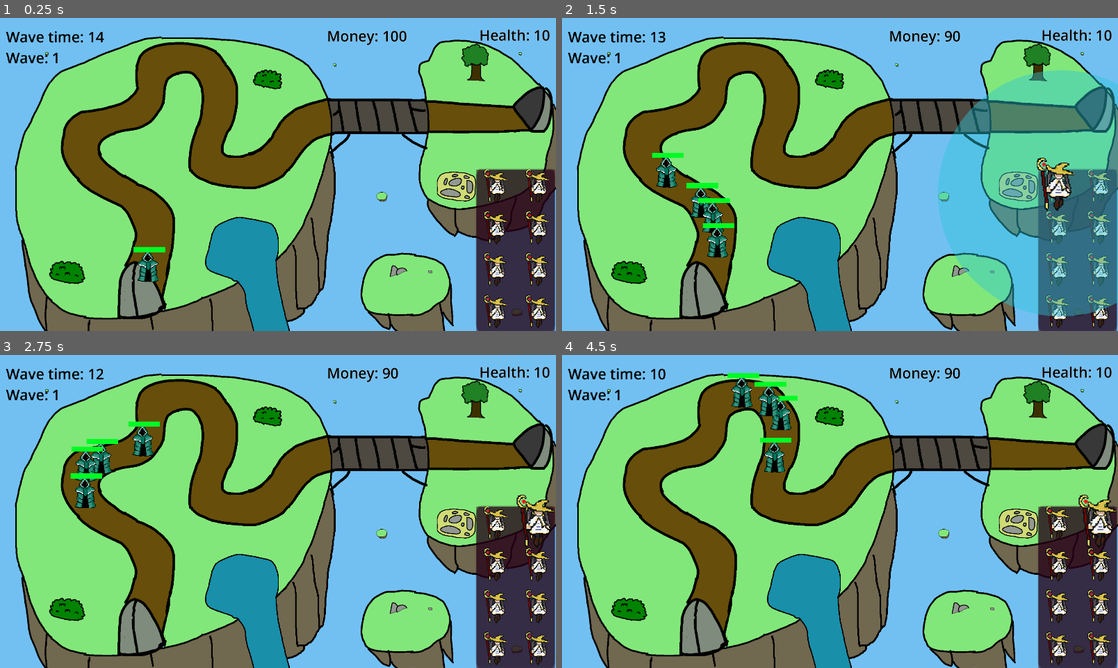
Above: before the commit, frames 1-4 (two rows, left to right).
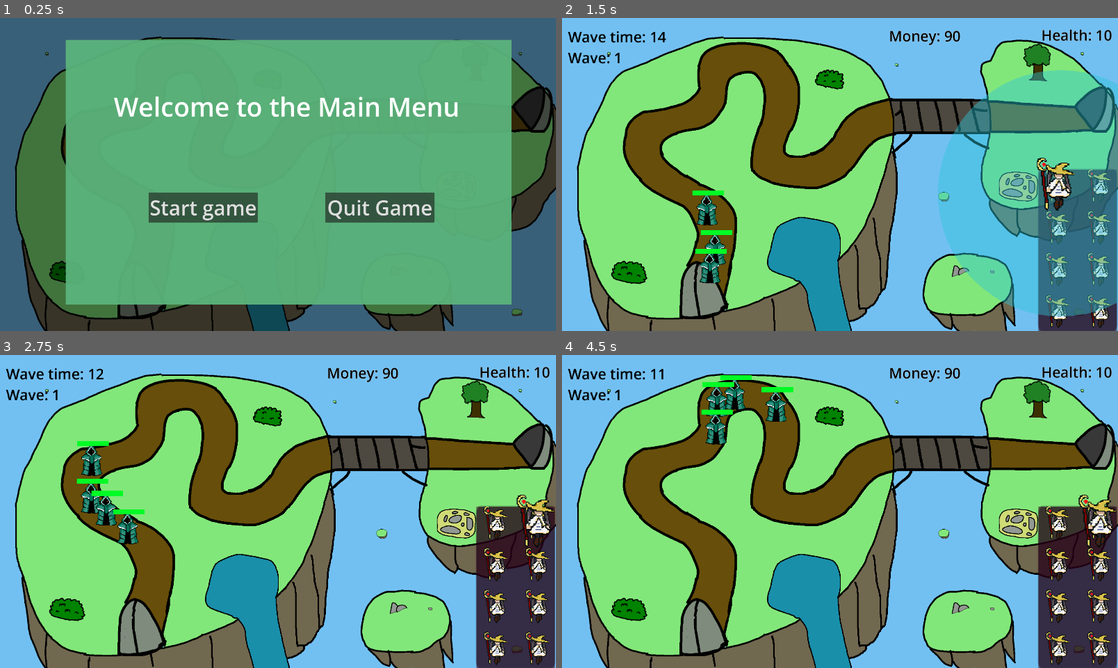
Above: after the commit, the same moments.

Repository: EricFergs/Frieren-tower-defense
Game: Godot game, scene res://MainMenu.tscn
The game is run twice, just before and just after one commit, with the same random seed, the same clock (stepped at 60 frames per second) and the same inputs. Before the commit the project starts from res://main.tscn.
Inputs (mouse positions are in pixels of both pictures, inside the frame that each line leads up to):
- Up to frame 1 (0.25 s): no input
- Up to frame 2 (1.5 s): click (767, 208) at 0.5 s, where only the run after the commit has a clickable "Start game"; click (1062, 187) at 1.25 s
- Up to frame 3 (2.75 s): click (539, 524) at 2 s
- Up to frame 4 (4.5 s): click (1062, 567) at 2.75 s; click (1101, 567) at 3.5 s; click (1062, 608) at 4.25 s

The runs differ from the first frame. In frame 1, 98% of the frame differs, in the area x 0-100%, y 0-100%; in frame 2, 1.7%; in frame 3, 2.1%; in frame 4, 2.2%.

Commit message:
MainMenu added

Diff:
--- /dev/null
+++ b/MainMenu.gd
@@ -0,0 +1,9 @@
+extends Control
+
+
+func _on_start_pressed() -> void:
+	get_tree().change_scene_to_file("res://main.tscn")
+
+
+func _on_quit_pressed() -> void:
+	get_tree().quit()
--- /dev/null
+++ b/MainMenu.tscn
@@ -0,0 +1,61 @@
+[gd_scene load_steps=3 format=3 uid="uid://bvku5accgosi"]
+
+[ext_resource type="Texture2D" uid="uid://bkrhogro780mb" path="res://UI/finishedmap.png" id="1_gywuo"]
+[ext_resource type="Script" path="res://MainMenu.gd" id="2_4n7qs"]
+
+[node name="Node2D" type="Node2D"]
+
+[node name="Sprite2D" type="Sprite2D" parent="."]
+texture = ExtResource("1_gywuo")
+centered = false
+
+[node name="Control" type="Control" parent="."]
+layout_mode = 3
+anchors_preset = 0
+offset_right = 1922.0
+offset_bottom = 1078.0
+script = ExtResource("2_4n7qs")
+
+[node name="ColorRect" type="ColorRect" parent="Control"]
+layout_mode = 0
+offset_right = 1924.0
+offset_bottom = 1082.0
+color = Color(0, 0, 0, 0.5)
+
+[node name="ColorRect2" type="ColorRect" parent="Control"]
+layout_mode = 0
+offset_left = 227.0
+offset_top = 76.0
+offset_right = 1766.0
+offset_bottom = 989.0
+color = Color(0.356, 0.703, 0.482, 0.95)
+
+[node name="Label" type="Label" parent="Control"]
+layout_mode = 0
+offset_left = 393.0
+offset_top = 243.0
+offset_right = 1587.0
+offset_bottom = 367.0
+theme_override_font_sizes/font_size = 90
+text = "Welcome to the Main Menu"
+
+[node name="start" type="Button" parent="Control"]
+layout_mode = 0
+offset_left = 513.0
+offset_top = 602.0
+offset_right = 890.0
+offset_bottom = 706.0
+theme_override_font_sizes/font_size = 70
+text = "Start game"
+
+[node name="quit" type="Button" parent="Control"]
+layout_mode = 0
+offset_left = 1123.0
+offset_top = 602.0
+offset_right = 1500.0
+offset_bottom = 706.0
+theme_override_font_sizes/font_size = 70
+text = "Quit Game"
+
+[connection signal="pressed" from="Control/start" to="Control" method="_on_start_pressed"]
+[connection signal="pressed" from="Control/quit" to="Control" method="_on_quit_pressed"]
--- a/project.godot
+++ b/project.godot
@@ -11,7 +11,7 @@
 [application]
 
 config/name="Frieren tower defense"
-run/main_scene="res://main.tscn"
+run/main_scene="res://MainMenu.tscn"
 config/features=PackedStringArray("4.3", "Mobile")
 
 [autoload]
Not shown, removed: cse171checkpoint0.bin
